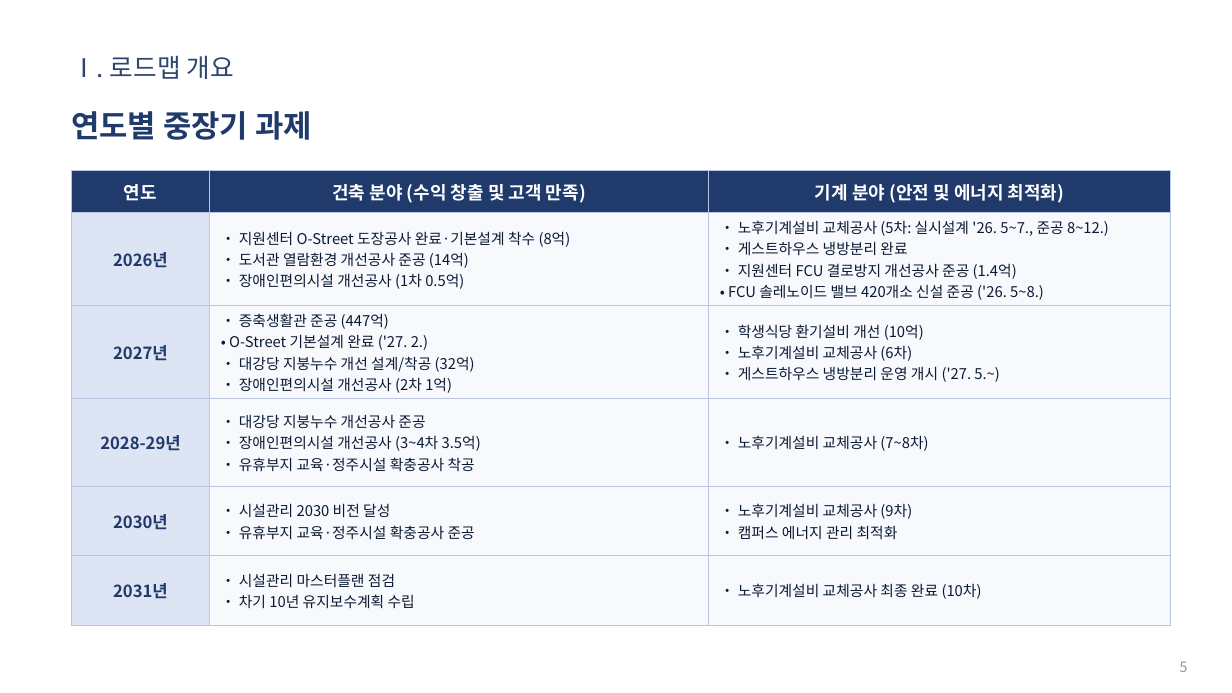
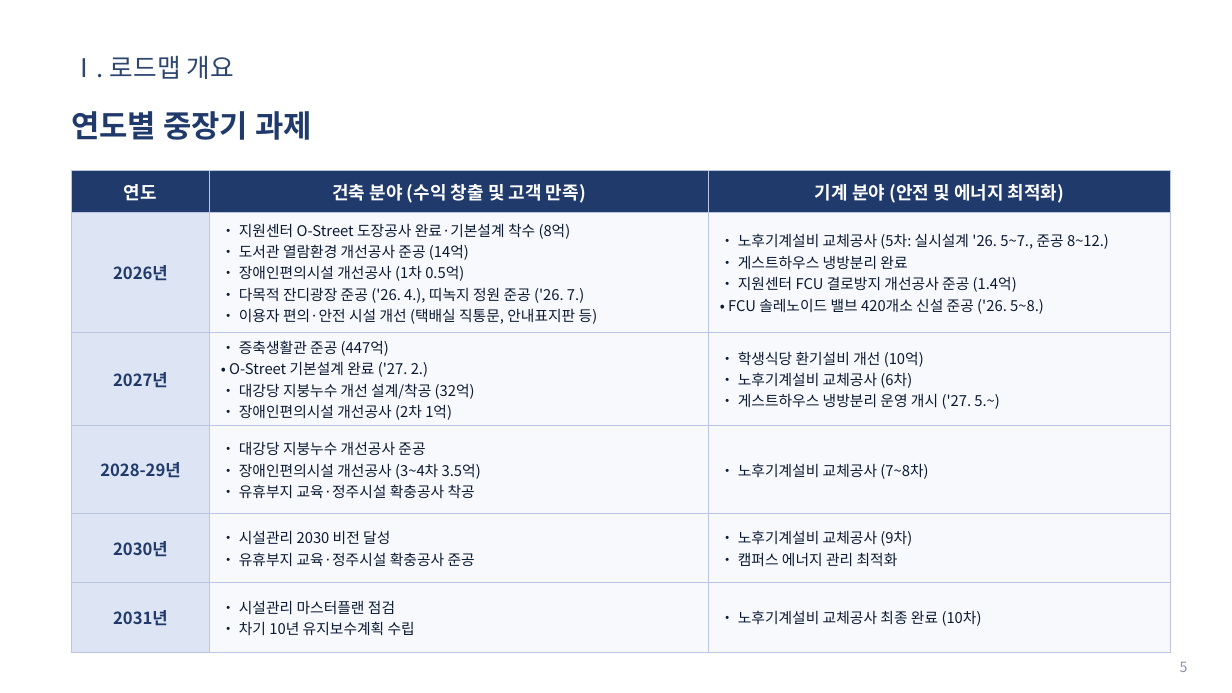
Before and after one commit to teahyunkim70-bot/my-project, a slide deck: slide 5 of Vision2030_Roadmap_발표자료.pptx. Drawn at 1232x693 pixels with LibreOffice and Linux fonts; fonts in the diff are those of the drawing; background and template pictures are left out. Boxes give left, top, right and bottom in pixels: in the first picture for what was removed or moved away, otherwise in the second. Text is boxed around its words. In the diff, an @@ line names an element or a change of style, - is before the commit and + after.

```diff
--- a/Vision2030_Roadmap_발표자료.pptx
+++ b/Vision2030_Roadmap_발표자료.pptx
@@ table at [71, 171, 1171, 639] @@
-row 2, column 2: • 지원센터 O-Street 도장공사 완료·기본설계 착수 (8억) / • 도서관 열람환경 개선공사 준공 (14억) / • 장애인편의시설 개선공사 (1차 0.5억)
+row 2, column 2: • 지원센터 O-Street 도장공사 완료·기본설계 착수 (8억) / • 도서관 열람환경 개선공사 준공 (14억) / • 장애인편의시설 개선공사 (1차 0.5억) / • 다목적 잔디광장 준공 ('26. 4.), 띠녹지 정원 준공 ('26. 7.) / • 이용자 편의·안전 시설 개선 (택배실 직통문, 안내표지판 등)
```
Also in this commit, not shown: 1 other slide changed, 1 slide added, 2 other files.
